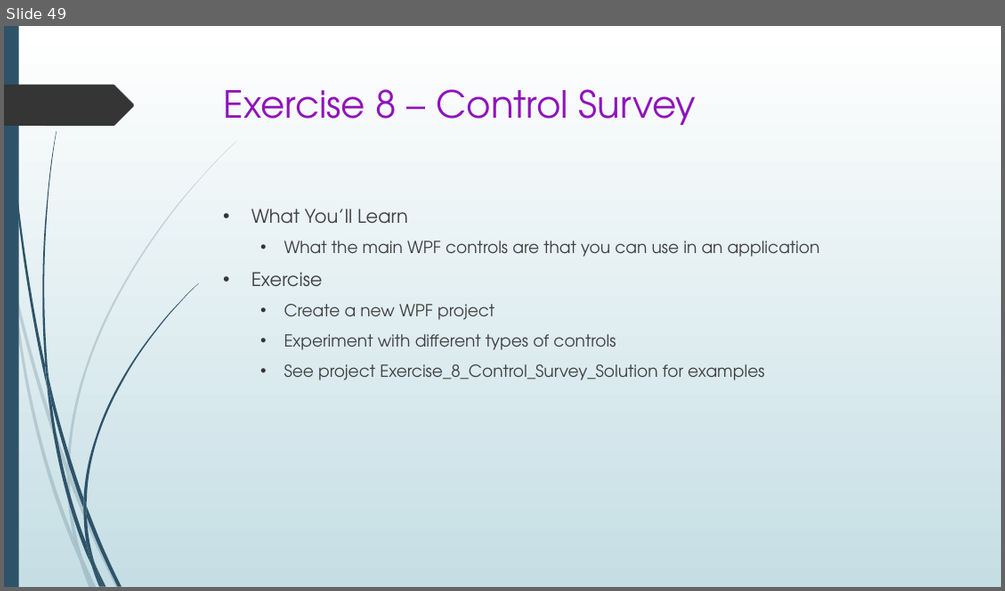
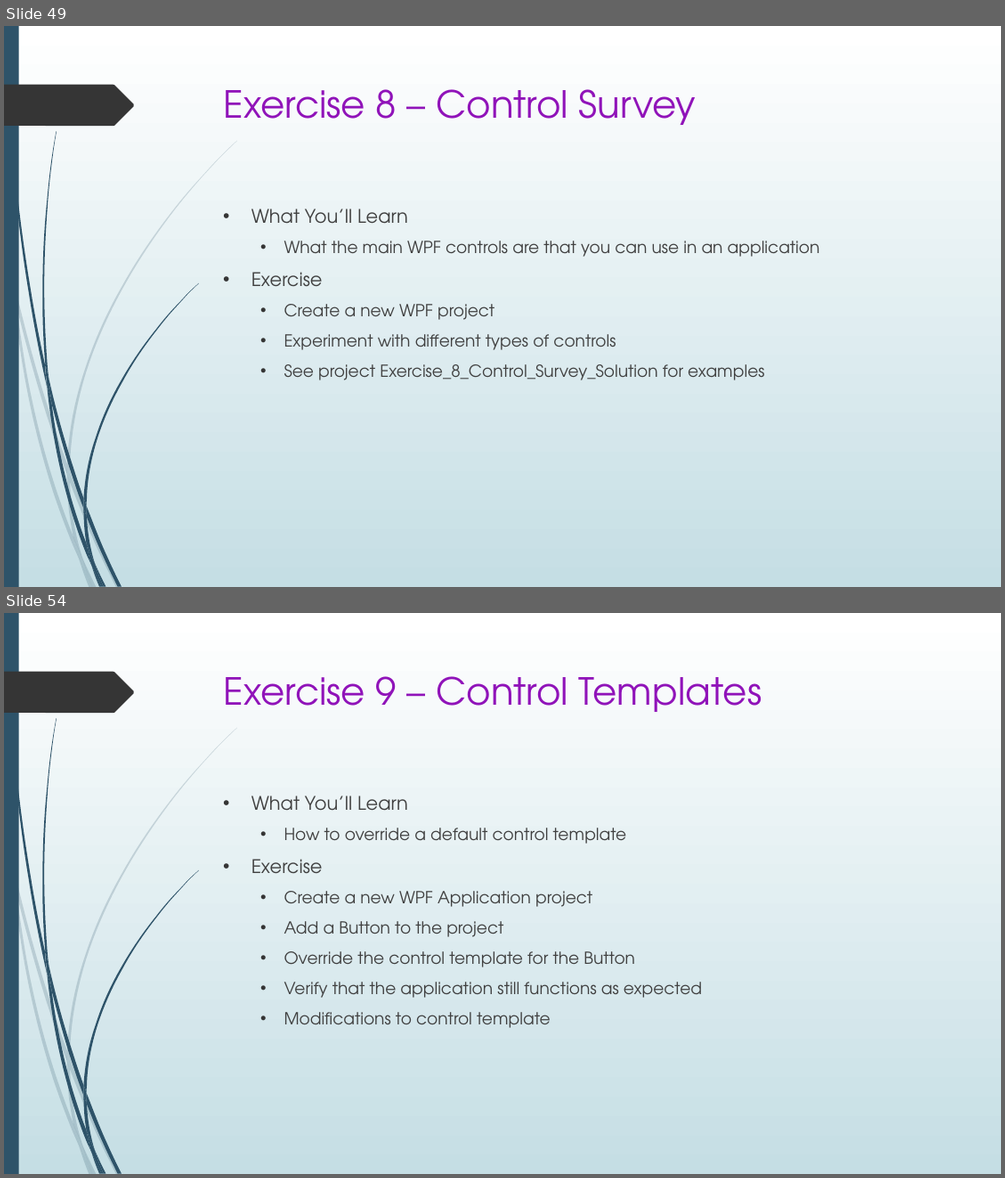
Before and after one commit to seanpsexton/wpf-workshop-solutions, a slide deck: WPF-Workshop-Sexton-Oct2023.pptx. Shown one above the other, each under a label of ours: slide 49 before the commit, slides 49 and 54 after it; the slides between them are not shown. The pictures are 1005x591 and 1005x1178 pixels, drawn with LibreOffice and Linux fonts; fonts in the diff are those of the drawing. Boxes give left, top, right and bottom in pixels: in the first picture for what was removed or moved away, otherwise in the second. Text is boxed around its words. In the diff, an @@ line names an element or a change of style, - is before the commit and + after.

```diff
--- a/WPF-Workshop-Sexton-Oct2023.pptx
+++ b/WPF-Workshop-Sexton-Oct2023.pptx
@@ slide 54 added at (4, 613, 1001, 1174), background gradient #FFFFFF to #C5DEE5; not listed: 24 template elements that a slide beside it also shows @@
@@ title added at (224, 676, 762, 712), 36 pt, text #9013B9 @@
+Exercise 9 – Control Templates
@@ text added at (251, 795, 702, 1028), 16 pt, text #404040 @@
+• What You’ll Learn
+  • How to override a default control template
+• Exercise
+  • Create a new WPF Application project
+  • Add a Button to the project
+  • Override the control template for the Button
+  • Verify that the application still functions as expected
+  • Modifications to control template
```
Also in this commit, not shown: 9 other slides added.
